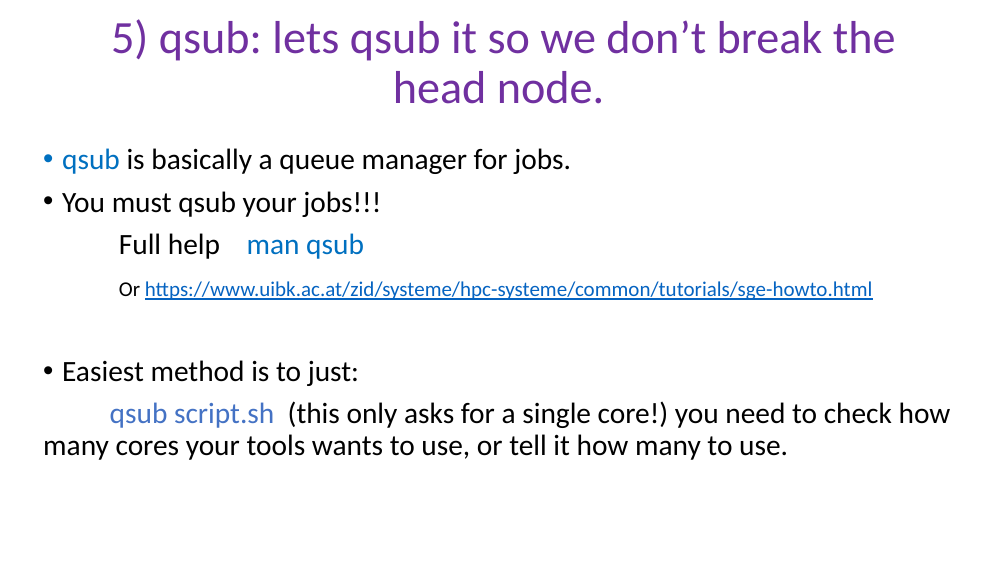
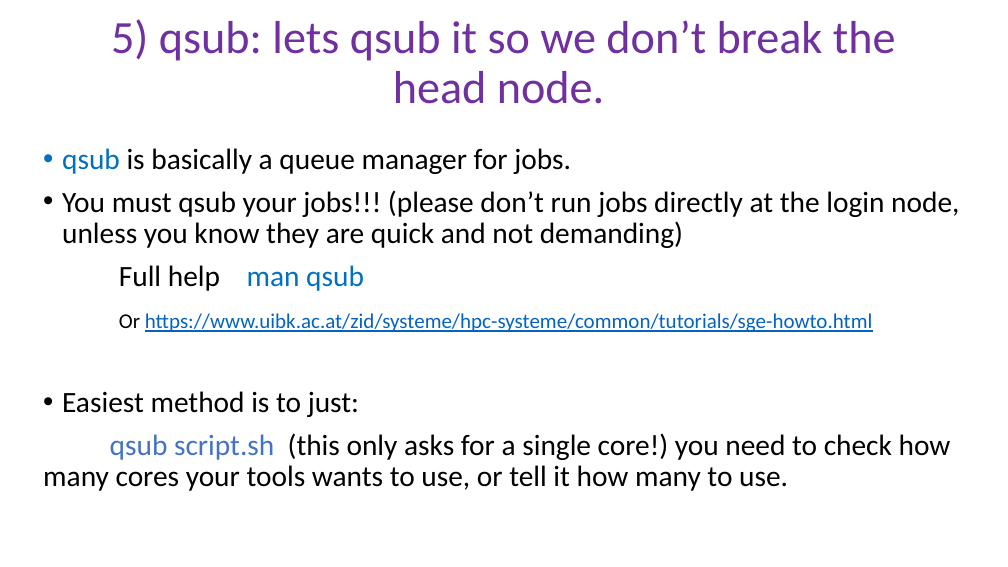
Before and after one commit to peterthorpe5/Msc_Digital_Health, a slide deck: slide 2 of powerpoint/5_qsub.pptx. Drawn at 1008x567 pixels with LibreOffice and Linux fonts; fonts in the diff are those of the drawing. Boxes give left, top, right and bottom in pixels: in the first picture for what was removed or moved away, otherwise in the second. Text is boxed around its words. In the diff, an @@ line names an element or a change of style, - is before the commit and + after.

```diff
--- a/powerpoint/5_qsub.pptx
+++ b/powerpoint/5_qsub.pptx
@@ text at <box>62,190,959,248</box>: text changed @@
-• You must qsub your jobs!!!
+• You must qsub your jobs!!! (please don’t run jobs directly at the login node, unless you know they are quick and not demanding)
```
Also in this commit, not shown: 2 other slides changed, 6 other files.
